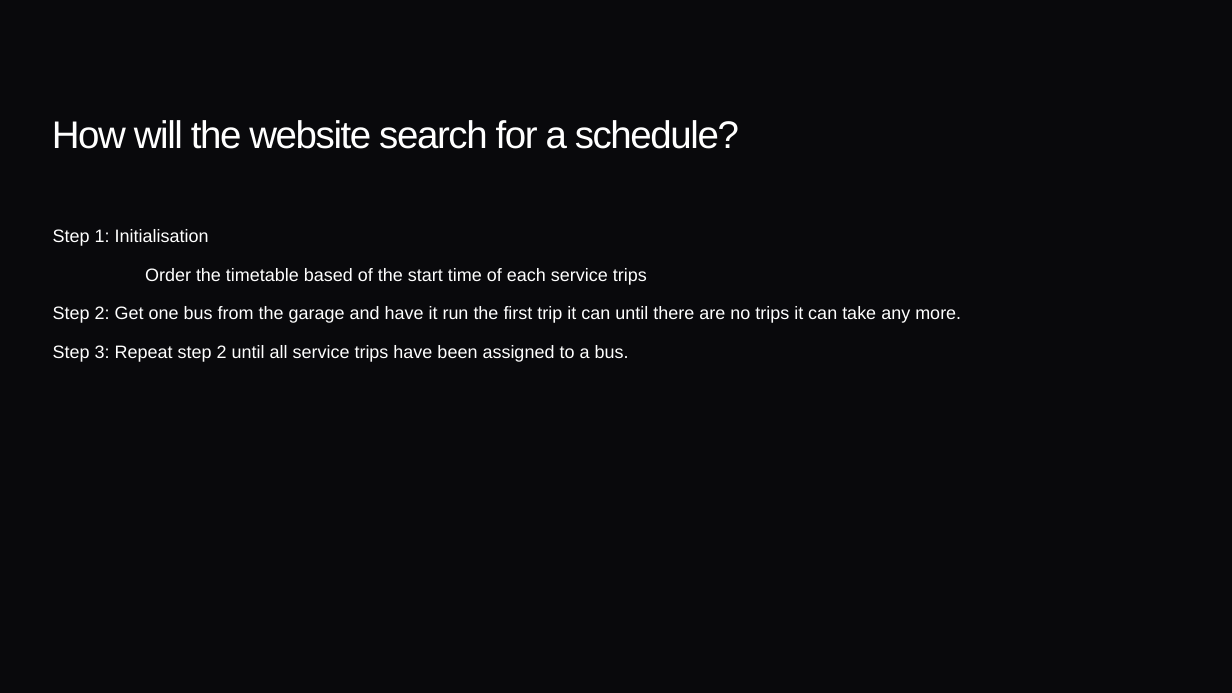
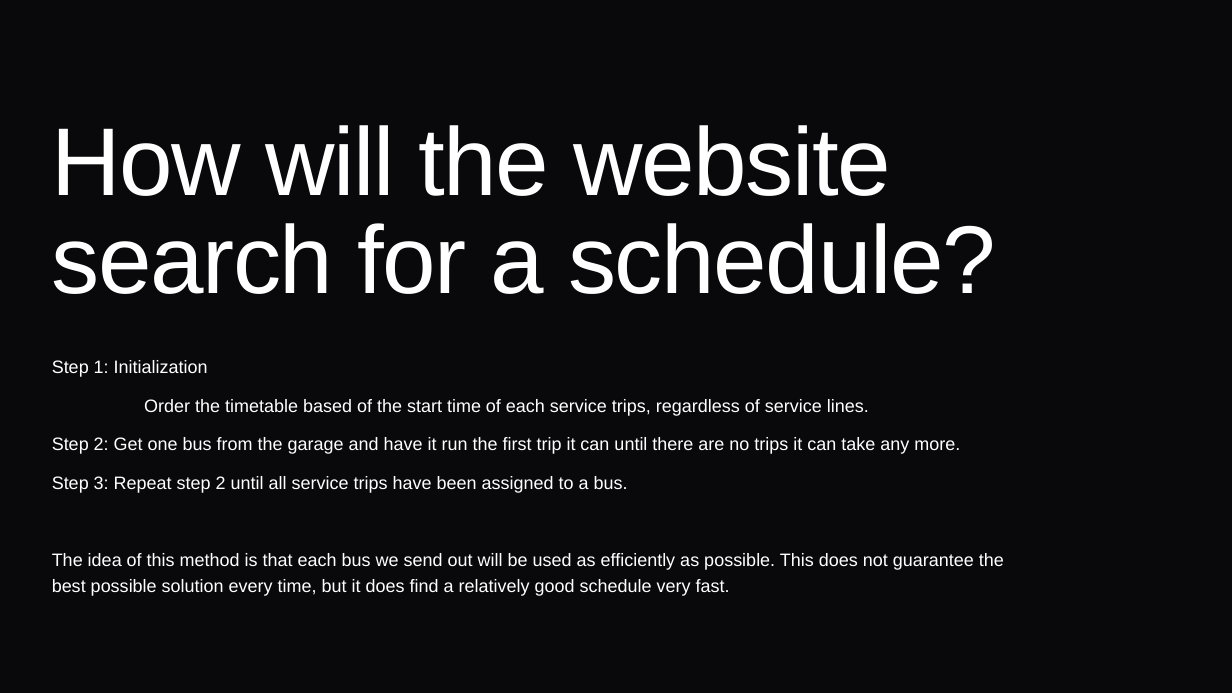
Before and after one commit to ginassadauskas/Project5Group1, a slide deck: slide 7 of Legal/StatementOfRequirementsV3.pptx (slide 4 before the commit). Drawn at 1232x693 pixels with LibreOffice and Linux fonts; fonts in the diff are those of the drawing. Boxes give left, top, right and bottom in pixels: in the first picture for what was removed or moved away, otherwise in the second. Text is boxed around its words. In the diff, an @@ line names an element or a change of style, - is before the commit and + after.

```diff
--- a/Legal/StatementOfRequirementsV3.pptx
+++ b/Legal/StatementOfRequirementsV3.pptx
@@ title "How will the website search ..." at (x1=52, y1=125, x2=995, y2=294): size 30 to 75 pt @@
@@ text "Step 1: Initialization" moved from (x1=53, y1=229, x2=961, y2=362) to (x1=52, y1=360, x2=1004, y2=596) @@
@@ text at (x1=52, y1=360, x2=869, y2=416): text changed @@
-Step 1: Initialisation
-Order the timetable based of the start time of each service trips
+Step 1: Initialization
+Order the timetable based of the start time of each service trips, regardless of service lines.
@@ text at (x1=52, y1=553, x2=1004, y2=596): paragraph added @@
+The idea of this method is that each bus we send out will be used as efficiently as possible. This does not guarantee the best possible solution every time, but it does find a relatively good schedule very fast.
```
Also in this commit, not shown: 7 slides added, 1 other file.
